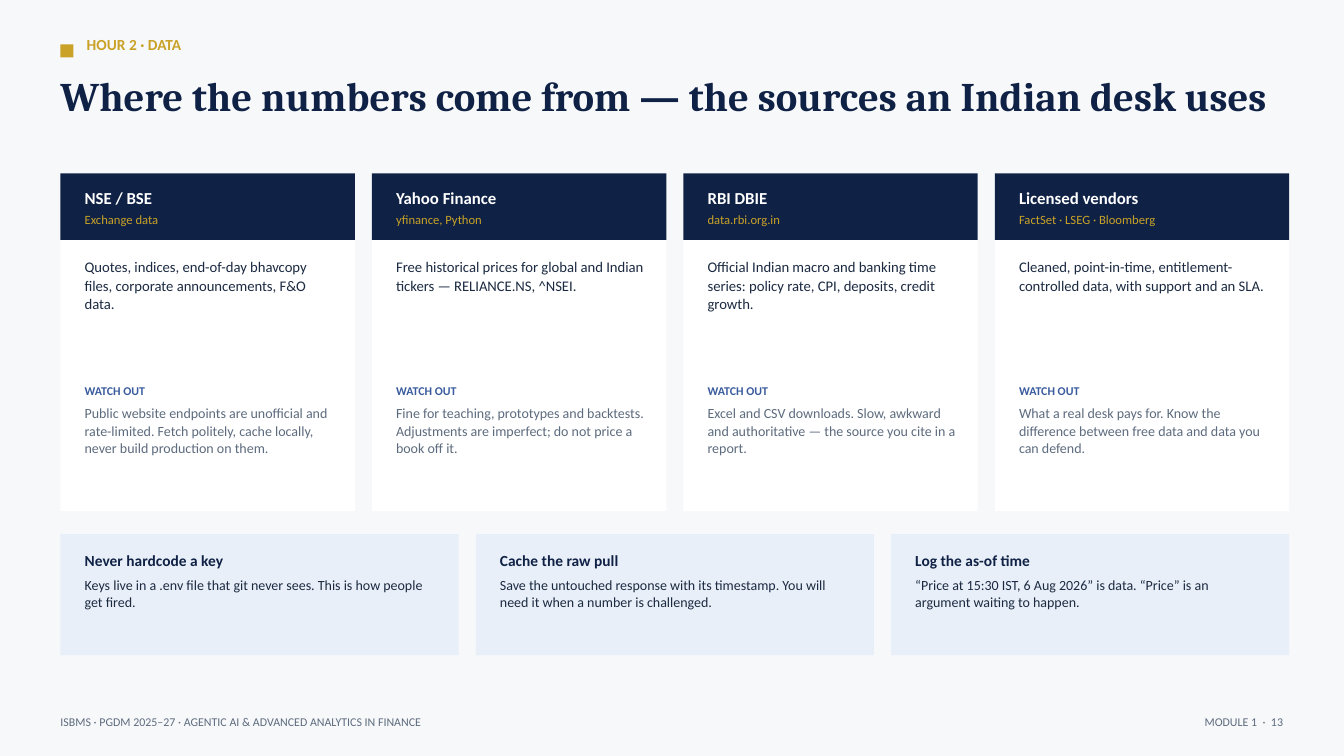
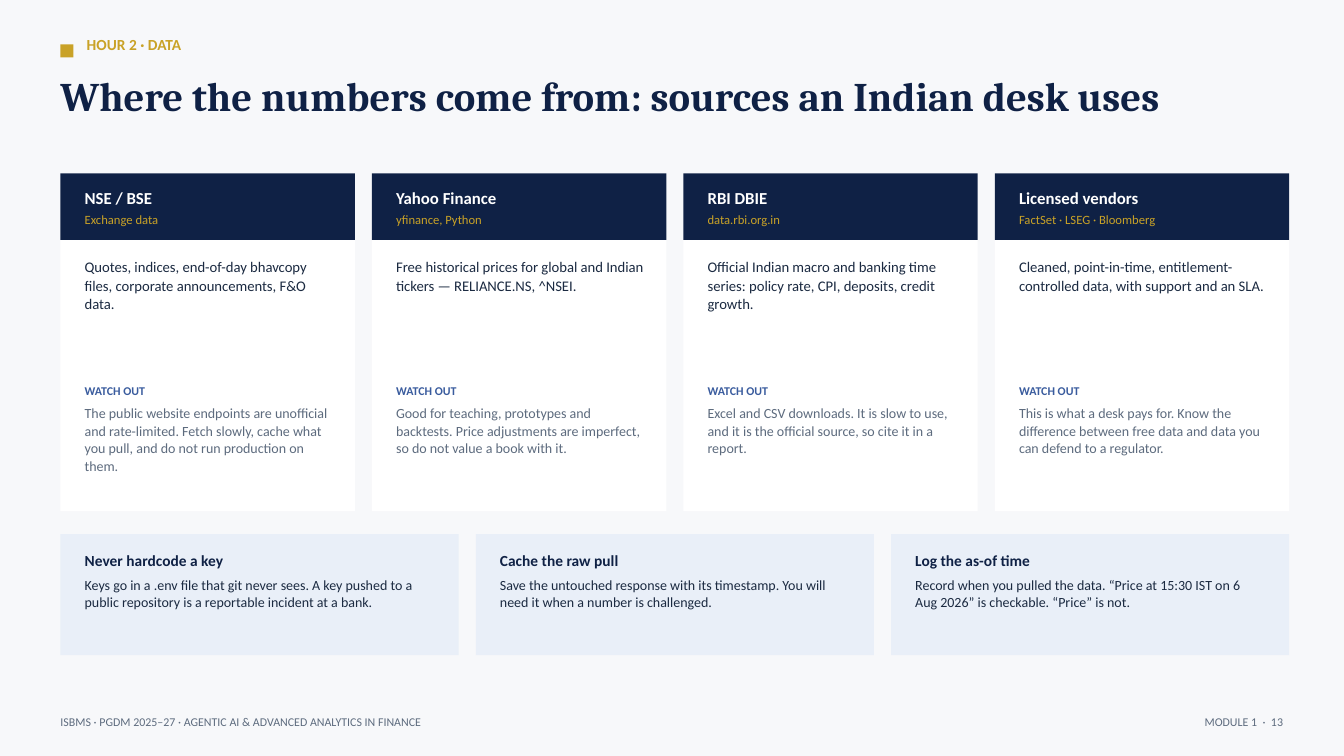
Before and after one commit to tejasgjadhav/AIFINANCE, a slide deck: slide 13 of slides/Module-01-Foundations-of-Agentic-AI.pptx. Drawn at 1344x756 pixels with LibreOffice and Linux fonts; fonts in the diff are those of the drawing. Boxes give left, top, right and bottom in pixels: in the first picture for what was removed or moved away, otherwise in the second. Text is boxed around its words. In the diff, an @@ line names an element or a change of style, - is before the commit and + after.

```diff
--- a/slides/Module-01-Foundations-of-Agentic-AI.pptx
+++ b/slides/Module-01-Foundations-of-Agentic-AI.pptx
@@ text at (60,82,1160,112): text changed @@
-Where the numbers come from — the sources an Indian desk uses
+Where the numbers come from: sources an Indian desk uses
@@ text at (85,408,327,471): text changed @@
-Public website endpoints are unofficial and rate-limited. Fetch politely, cache locally, never build production on them.
+The public website endpoints are unofficial and rate-limited. Fetch slowly, cache what you pull, and do not run production on them.
@@ text at (396,408,640,453): text changed @@
-Fine for teaching, prototypes and backtests. Adjustments are imperfect; do not price a book off it.
+Good for teaching, prototypes and backtests. Price adjustments are imperfect, so do not value a book with it.
@@ text at (708,408,947,456): text changed @@
-Excel and CSV downloads. Slow, awkward and authoritative — the source you cite in a report.
+Excel and CSV downloads. It is slow to use, and it is the official source, so cite it in a report.
@@ text at (1019,408,1260,456): text changed @@
-What a real desk pays for. Know the difference between free data and data you can defend.
+This is what a desk pays for. Know the difference between free data and data you can defend to a regulator.
@@ text at (85,580,413,609): text changed @@
-Keys live in a .env file that git never sees. This is how people get fired.
+Keys go in a .env file that git never sees. A key pushed to a public repository is a reportable incident at a bank.
@@ text at (915,580,1240,610): text changed @@
-“Price at 15:30 IST, 6 Aug 2026” is data. “Price” is an argument waiting to happen.
+Record when you pulled the data. “Price at 15:30 IST on 6 Aug 2026” is checkable. “Price” is not.
```
Also in this commit, not shown: 12 other slides changed, 3 other files.
